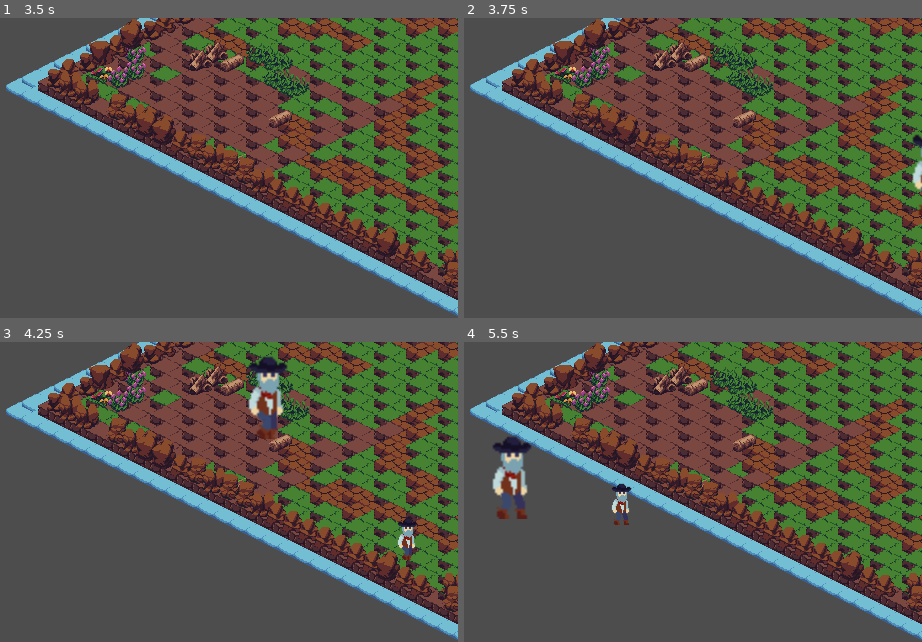
Above: before the commit, frames 1-4 (two rows, left to right).
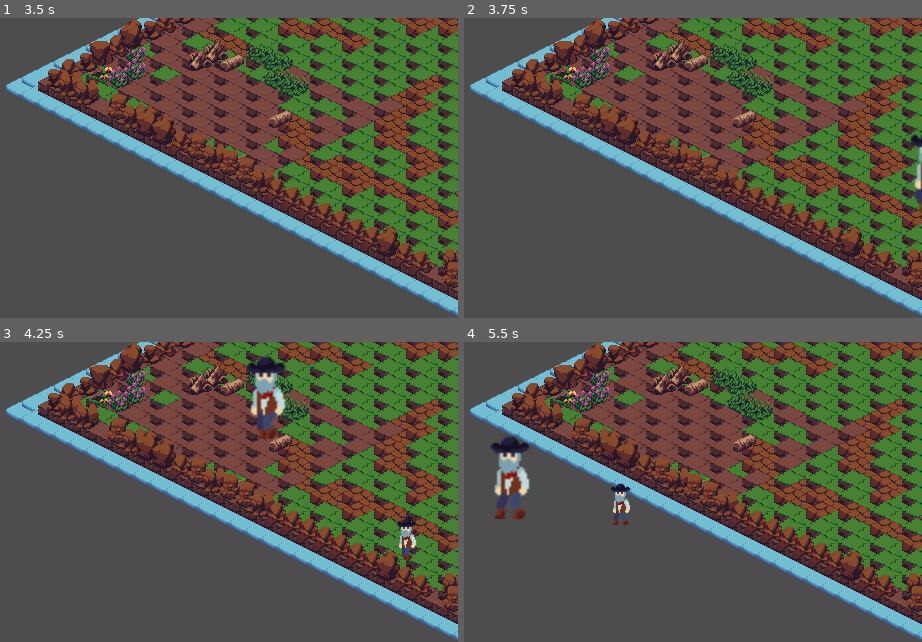
Above: after the commit, the same moments.

Repository: Bunyod16/42-gamejam
Game: Godot game, scene res://world.tscn
The game is run twice, just before and just after one commit, with the same random seed, the same clock (stepped at 60 frames per second) and the same inputs.
Inputs:
- Up to frame 1 (3.5 s): tap Enter at 0.5, 2 s; hold D (move_right) 0.53-1.28 s; tap Space at 1.25, 2.75 s; hold S (move_down) 1.28-2.03 s; hold D (move_right) 2.03-2.78 s; hold W (move_up) from 2.78 s (still down)
- Up to frame 2 (3.75 s): tap Enter at 3.5 s; release W (move_up) at 3.53 s; hold A (move_left) from 3.53 s (still down)
- Up to frame 3 (4.25 s): keep holding A (move_left)
- Up to frame 4 (5.5 s): release A (move_left) at 5.03 s; hold S (move_down) from 5.03 s (still down)

Frame 1 is identical in both runs. In frame 2, 0.3% of the frame differs, in the area x 97-100%, y 39-66%; in frame 3, 1.1%; in frame 4, 1.2%, in the area x 5-37%, y 31-61%.

Commit message:
feat: player movement flip

Diff:
--- a/player.gd
+++ b/player.gd
@@ -1,5 +1,6 @@
 extends Area2D
 
+var x_direction = 1
 @export var speed = 400 # How fast the player will move (pixels/sec).
 var screen_size # Size of the game window.
 
@@ -10,20 +11,32 @@
 	var velocity = Vector2.ZERO # The player's movement vector.
 	if Input.is_action_pressed("move_right"):
 		velocity.x += 1
+		if (x_direction != 1):
+			x_direction = 1;
+			$AnimatedSprite2D.flip_h = false
 	if Input.is_action_pressed("move_left"):
 		velocity.x -= 1
+		if (x_direction != -1):
+			x_direction = -1;
+			$AnimatedSprite2D.flip_h = true
 	if Input.is_action_pressed("move_down"):
 		velocity.y += 1
+		if (x_direction != -1):
+			x_direction = -1;
+			$AnimatedSprite2D.flip_h = true
 	if Input.is_action_pressed("move_up"):
+		if (x_direction != 1):
+			x_direction = 1;
+			$AnimatedSprite2D.flip_h = false
 		velocity.y -= 1
 
 
 	if velocity.length() > 0:
 		velocity = velocity.normalized() * speed
-		$AnimatedSprite2D.play()
+		$AnimatedSprite2D.animation = "walking"
 	else:
-		$AnimatedSprite2D.stop()
-
+		$AnimatedSprite2D.animation = "idle"
+	$AnimatedSprite2D.play()
 	var isometric_velocity = Vector2(
 		velocity.x - velocity.y,
 		(velocity.x + velocity.y) / 2
--- a/player.tscn
+++ b/player.tscn
@@ -1,7 +1,36 @@
-[gd_scene load_steps=13 format=3 uid="uid://k11bytu5htnp"]
+[gd_scene load_steps=21 format=3 uid="uid://k11bytu5htnp"]
 
 [ext_resource type="Script" path="res://player.gd" id="1_fjlgf"]
 [ext_resource type="Texture2D" uid="uid://bj4ph1berpr1n" path="res://assets/cowboy/CowBoyWalking.png" id="1_suglm"]
+[ext_resource type="Texture2D" uid="uid://tp7u4rkyj2jc" path="res://assets/cowboy/CowBoyIdle.png" id="2_75i3g"]
+
+[sub_resource type="AtlasTexture" id="AtlasTexture_mg2ik"]
+atlas = ExtResource("2_75i3g")
+region = Rect2(0, 0, 48, 48)
+
+[sub_resource type="AtlasTexture" id="AtlasTexture_fah7o"]
+atlas = ExtResource("2_75i3g")
+region = Rect2(48, 0, 48, 48)
+
+[sub_resource type="AtlasTexture" id="AtlasTexture_5ihxm"]
+atlas = ExtResource("2_75i3g")
+region = Rect2(96, 0, 48, 48)
+
+[sub_resource type="AtlasTexture" id="AtlasTexture_46m5s"]
+atlas = ExtResource("2_75i3g")
+region = Rect2(144, 0, 48, 48)
+
+[sub_resource type="AtlasTexture" id="AtlasTexture_hsxnm"]
+atlas = ExtResource("2_75i3g")
+region = Rect2(192, 0, 48, 48)
+
+[sub_resource type="AtlasTexture" id="AtlasTexture_plwnn"]
+atlas = ExtResource("2_75i3g")
+region = Rect2(240, 0, 48, 48)
+
+[sub_resource type="AtlasTexture" id="AtlasTexture_xr511"]
+atlas = ExtResource("2_75i3g")
+region = Rect2(288, 0, 48, 48)
 
 [sub_resource type="AtlasTexture" id="AtlasTexture_4bful"]
 atlas = ExtResource("1_suglm")
@@ -37,6 +66,32 @@
 
 [sub_resource type="SpriteFrames" id="SpriteFrames_1c0l2"]
 animations = [{
+"frames": [{
+"duration": 1.0,
+"texture": SubResource("AtlasTexture_mg2ik")
+}, {
+"duration": 1.0,
+"texture": SubResource("AtlasTexture_fah7o")
+}, {
+"duration": 1.0,
+"texture": SubResource("AtlasTexture_5ihxm")
+}, {
+"duration": 1.0,
+"texture": SubResource("AtlasTexture_46m5s")
+}, {
+"duration": 1.0,
+"texture": SubResource("AtlasTexture_hsxnm")
+}, {
+"duration": 1.0,
+"texture": SubResource("AtlasTexture_plwnn")
+}, {
+"duration": 1.0,
+"texture": SubResource("AtlasTexture_xr511")
+}],
+"loop": true,
+"name": &"idle",
+"speed": 5.0
+}, {
 "frames": [{
 "duration": 1.0,
 "texture": SubResource("AtlasTexture_4bful")
@@ -77,8 +132,7 @@
 [node name="AnimatedSprite2D" type="AnimatedSprite2D" parent="."]
 scale = Vector2(2, 2)
 sprite_frames = SubResource("SpriteFrames_1c0l2")
-animation = &"walking"
-frame_progress = 0.779894
+animation = &"idle"
 
 [node name="CollisionShape2D" type="CollisionShape2D" parent="."]
 position = Vector2(1, 9.5)
Binary file changed: assets/cowboy/CowBoyIdle.png
Not shown, changed: assets/cowboy/CowBoyIdle.png.import
